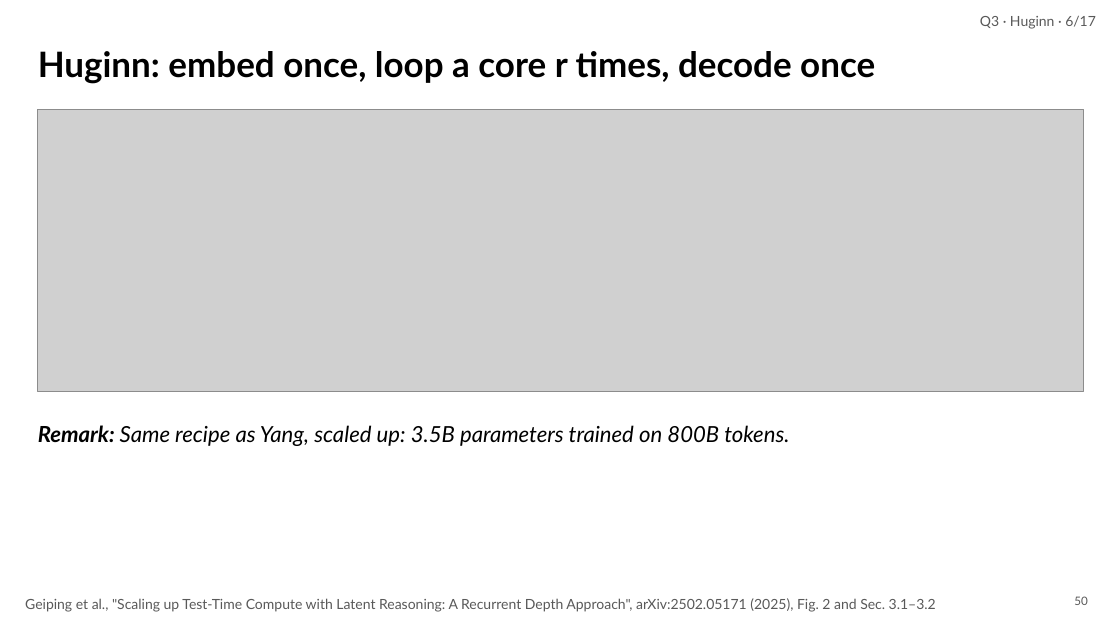
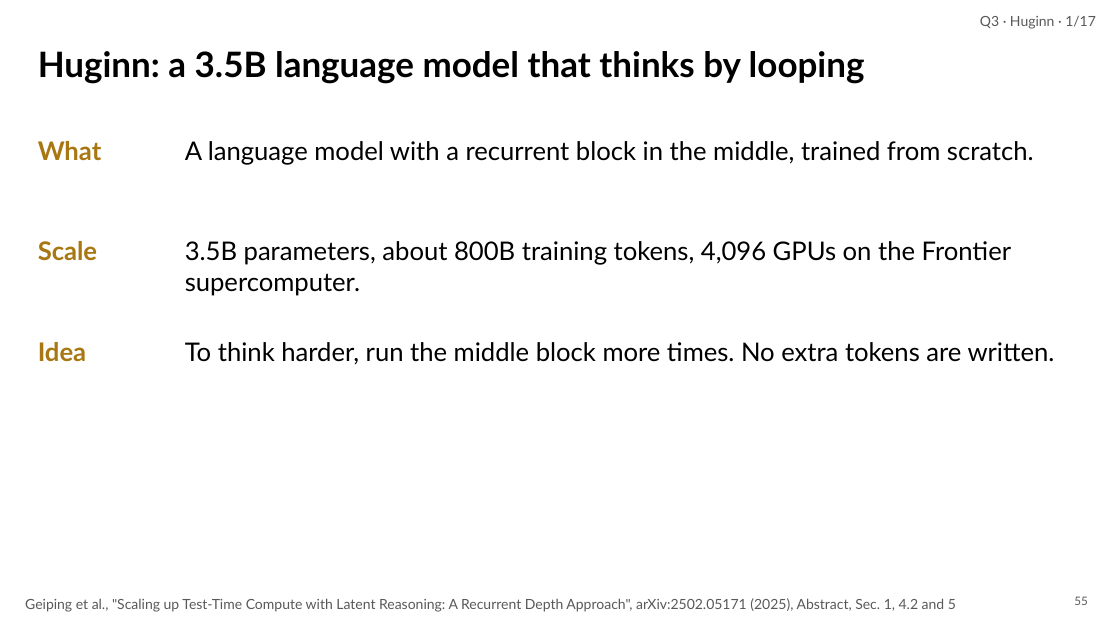
Before and after one commit to irregular6612/agi-hw2, a slide deck: slide 55 of build/out/looped-transformers.pptx (slide 50 before the commit). Drawn at 1120x630 pixels with LibreOffice and Linux fonts; fonts in the diff are those of the drawing; grey boxes stand for pictures. Boxes give left, top, right and bottom in pixels: in the first picture for what was removed or moved away, otherwise in the second. Text is boxed around its words. In the diff, an @@ line names an element or a change of style, - is before the commit and + after.

```diff
--- a/build/out/looped-transformers.pptx
+++ b/build/out/looped-transformers.pptx
@@ text at <box>980,16,1096,29</box>: text changed @@
-Q3 · Huginn · 6/17
+Q3 · Huginn · 1/17
@@ text at <box>38,51,865,84</box>: text changed @@
-Huginn: embed once, loop a core r times, decode once
+Huginn: a 3.5B language model that thinks by looping
@@ picture removed at <box>38,109,1084,392</box> @@
@@ text added at <box>38,141,102,161</box>, 22 pt, text #A87712, bold @@
+What
@@ text added at <box>185,141,1034,165</box>, 22 pt, text #000000 @@
+A language model with a recurrent block in the middle, trained from scratch.
@@ text added at <box>38,241,97,261</box>, 22 pt, text #A87712, bold @@
+Scale
@@ text added at <box>185,241,1012,296</box>, 22 pt, text #000000 @@
+3.5B parameters, about 800B training tokens, 4,096 GPUs on the Frontier supercomputer.
@@ text added at <box>38,342,86,362</box>, 22 pt, text #A87712, bold @@
+Idea
@@ text added at <box>185,342,1055,365</box>, 22 pt, text #000000 @@
+To think harder, run the middle block more times. No extra tokens are written.
@@ text removed at <box>38,425,789,446</box> @@
-Remark: Same recipe as Yang, scaled up: 3.5B parameters trained on 800B tokens.
@@ text at <box>25,598,956,612</box>: text changed @@
-Geiping et al., "Scaling up Test-Time Compute with Latent Reasoning: A Recurrent Depth Approach", arXiv:2502.05171 (2025), Fig. 2 and Sec. 3.1–3.2
+Geiping et al., "Scaling up Test-Time Compute with Latent Reasoning: A Recurrent Depth Approach", arXiv:2502.05171 (2025), Abstract, Sec. 1, 4.2 and 5
@@ page number at <box>1074,596,1087,605</box>: text changed @@
-50
+55
```
Also in this commit, not shown: 41 other slides changed, 15 slides added, 5 slides removed, 31 other files.
